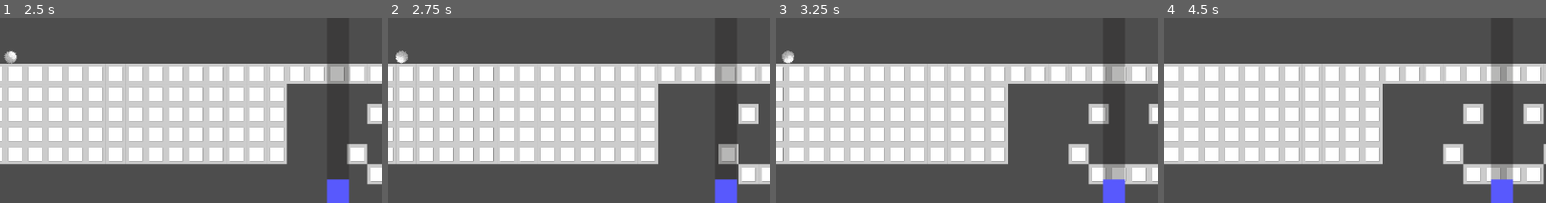
Above: before the commit, frames 1-4 (left to right).
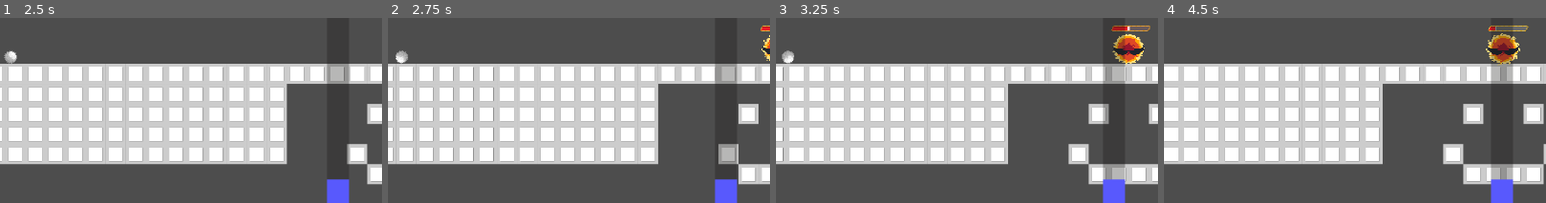
Above: after the commit, the same moments.

Repository: pranavdasan/GDC-Game-Jam-2026
Game: Godot game, scene res://levels/main.tscn
Two runs of this game, one before a commit and one after it. Both use one fixed random seed, a clock stepped at 60 frames per second and the inputs below.
Inputs:
- Up to frame 1 (2.5 s): tap Enter at 0.5 s; hold D (move_right) 0.53-1.28 s; tap Space at 0.6, 0.77, 1.07, 1.52, 1.55, 1.82, 2.3 s; hold S (move_down) 1.28-2.03 s; tap Z at 1.35 s; hold D (move_right) from 2.03 s (still down); tap X at 2.1 s
- Up to frame 2 (2.75 s): keep holding D (move_right)
- Up to frame 3 (3.25 s): release D (move_right) at 2.78 s; hold Up (move_up) from 2.78 s (still down); tap C at 2.85 s; tap Space at 3.02, 3.05 s
- Up to frame 4 (4.5 s): tap Space at 3.32, 3.77, 3.8, 4.07 s; release Up (move_up) at 3.53 s; hold A (move_left) from 3.53 s (still down); tap V at 3.6 s; tap B at 4.35 s
The pictures show only the part of the screen within x 50-100%, y 39-89%; the shares and areas given below are measured in that part.

Frame 1 is identical in both runs. In frame 2, 0.3% of the frame differs, in the area x 97-100%, y 4-24%; in frame 3, 1.3%, in the area x 87-98%, y 4-26%; in frame 4, 1.3%.

Commit message:
Adds Sun Boss and Health Bar

Diff:
--- /dev/null
+++ b/health_bar.gd
@@ -0,0 +1,106 @@
+extends Control
+class_name HealthBar
+
+@export var back_bar : TextureProgressBar
+@export var front_bar : TextureProgressBar
+
+@export var low_hp_pulse : bool = true
+@export var damage_shake : bool = true
+
+var original_scale : Vector2
+
+func _ready() -> void:
+	original_scale = scale
+
+var current_percentage = 1.0 #0 means 0%, 1 means 100%
+var front_tween : Tween
+var back_tween : Tween
+var pulse_tween : Tween = null
+
+func _input(event: InputEvent) -> void:
+	if event is InputEventKey:
+		if event.is_pressed() and event.keycode == KEY_SPACE:
+			update_bar(back_bar.value - 10, 100)
+
+func update_bar(current: float, max_value: float):
+	var percentage = clamp(current / max_value, 0.0, 1.0)
+
+	front_bar.max_value = max_value
+	back_bar.max_value = max_value
+
+	var is_damage = percentage < current_percentage # Object is getting damaged
+	var is_heal = percentage > current_percentage # Object is getting healed
+
+	if is_damage:
+		# Kills previous tweens
+		if front_tween and front_tween.is_running():
+			front_tween.kill()
+		if back_tween and back_tween.is_running():
+			back_tween.kill()
+
+		# Change health bar to current health
+		front_bar.value = current
+
+		# Bar update animation
+		back_tween = create_tween()
+		back_tween.tween_property(back_bar, "value", current, 0.45)
+
+		_on_damage() # Play damage animation
+
+	elif is_heal:
+		# Kills previous tweens
+		if front_tween and front_tween.is_running():
+			front_tween.kill()
+		if back_tween and back_tween.is_running():
+			back_tween.kill()
+
+		# Bar update animation
+		front_tween = create_tween().set_parallel()
+		front_tween.tween_property(front_bar, "value", current, 0.25)
+		front_tween.tween_property(back_bar, "value", current, 0.25)
+
+		_on_heal() # Play heal animation
+
+
+	current_percentage = percentage
+
+	_check_low_hp_pulse(percentage)
+
+func _shake():
+	var original_pos = position
+	var tween = create_tween()
+
+	tween.tween_property(self, "position", original_pos + Vector2(2, 0), 0.05)
+	tween.tween_property(self, "position", original_pos - Vector2(2, 0), 0.05)
+	tween.tween_property(self, "position", original_pos, 0.05)
+
+func _flash(flash_color : Color):
+	modulate = flash_color
+	var tween = create_tween()
+
+	tween.tween_property(self, "modulate", Color(1, 1, 1), 0.25)
+
+func _on_damage():
+	_flash(Color(1, 0.3, 0.3))
+	if damage_shake:
+		_shake()
+
+func _on_heal():
+	_flash(Color(0.3, 1, 0.3))
+
+func _check_low_hp_pulse(percentage : float) -> void:
+	if percentage < 0.25: # Run when health is below 25%
+		if pulse_tween == null or not pulse_tween.is_running():
+			if pulse_tween:
+				pulse_tween.kill()
+
+			pulse_tween = create_tween()
+			pulse_tween.set_loops()
+			pulse_tween.tween_property(self, "scale", original_scale * 1.04, 0.2)
+			pulse_tween.tween_property(self, "scale", original_scale, 0.2)
+	else: # Reset if health above 25%
+		scale = original_scale
+
+		if pulse_tween and pulse_tween.is_running():
+			pulse_tween.kill()
+			pulse_tween = null
--- a/levels/main.tscn
+++ b/levels/main.tscn
@@ -6,6 +6,7 @@
 [ext_resource type="PackedScene" uid="uid://wxd7weptev4l" path="res://scenes/hud.tscn" id="4_m1504"]
 [ext_resource type="PackedScene" uid="uid://dwdnacbrmcun0" path="res://scenes/snow_punch.tscn" id="4_qy63d"]
 [ext_resource type="PackedScene" uid="uid://bqe4b4i6kscsm" path="res://scenes/world_boundary.tscn" id="6_5k4jt"]
+[ext_resource type="PackedScene" uid="uid://cb76rhbu4yea1" path="res://scenes/sun_boss.tscn" id="7_qy63d"]
 
 [sub_resource type="TileSetAtlasSource" id="TileSetAtlasSource_wdj6m"]
 texture = ExtResource("2_wdj6m")
@@ -41,3 +42,6 @@
 position_smoothing_enabled = true
 
 [node name="SnowPunch" parent="Snowball" unique_id=1324017996 instance=ExtResource("4_qy63d")]
+
+[node name="CharacterBody2D" parent="." unique_id=406474926 instance=ExtResource("7_qy63d")]
+position = Vector2(1574, -3)
--- a/project.godot
+++ b/project.godot
@@ -37,7 +37,7 @@
 
 [editor_plugins]
 
-enabled=PackedStringArray()
+enabled=PackedStringArray("res://addons/godot_super-wakatime/plugin.cfg")
 
 [global_group]
 
--- /dev/null
+++ b/scenes/health_bar.tscn
@@ -0,0 +1,34 @@
+[gd_scene format=3 uid="uid://dtwdwh0w76qqq"]
+
+[ext_resource type="Script" uid="uid://dx0ufgl0sgxgt" path="res://health_bar.gd" id="1_5oo0i"]
+[ext_resource type="Texture2D" uid="uid://d3o4ewvmxoxtd" path="res://assets/images/health_bar/bar_background.png" id="1_6opq1"]
+[ext_resource type="Texture2D" uid="uid://c5l2bcsby7tce" path="res://assets/images/health_bar/bar_frame.png" id="2_tujlf"]
+[ext_resource type="Texture2D" uid="uid://ddujloa3n5phf" path="res://assets/images/health_bar/hp_level.png" id="3_5oo0i"]
+[ext_resource type="Texture2D" uid="uid://clytrwkjnqg5i" path="res://assets/images/health_bar/damage_indicator.png" id="4_0kw87"]
+
+[node name="Health Bar" type="Control" unique_id=1965166211 node_paths=PackedStringArray("back_bar", "front_bar")]
+layout_mode = 3
+anchors_preset = 0
+offset_right = 40.0
+offset_bottom = 40.0
+script = ExtResource("1_5oo0i")
+back_bar = NodePath("Back")
+front_bar = NodePath("Front")
+low_hp_pulse = null
+damage_shake = null
+
+[node name="Back" type="TextureProgressBar" parent="." unique_id=521296793]
+layout_mode = 0
+offset_right = 40.0
+offset_bottom = 40.0
+value = 100.0
+texture_under = ExtResource("1_6opq1")
+texture_over = ExtResource("2_tujlf")
+texture_progress = ExtResource("4_0kw87")
+
+[node name="Front" type="TextureProgressBar" parent="." unique_id=1741547431]
+layout_mode = 0
+offset_right = 52.0
+offset_bottom = 40.0
+value = 100.0
+texture_progress = ExtResource("3_5oo0i")
--- /dev/null
+++ b/scenes/sun_boss.tscn
@@ -0,0 +1,74 @@
+[gd_scene format=3 uid="uid://cb76rhbu4yea1"]
+
+[ext_resource type="Script" uid="uid://xh00gpwwngv8" path="res://scripts/sun_boss.gd" id="1_wfgxt"]
+[ext_resource type="Texture2D" uid="uid://dyjyp8ydy6mem" path="res://assets/sun_boss/idle_sun_boss.png" id="1_wwaw5"]
+[ext_resource type="PackedScene" uid="uid://dtwdwh0w76qqq" path="res://scenes/health_bar.tscn" id="3_bedb7"]
+
+[sub_resource type="AtlasTexture" id="AtlasTexture_wfgxt"]
+atlas = ExtResource("1_wwaw5")
+region = Rect2(0, 0, 32, 32)
+
+[sub_resource type="AtlasTexture" id="AtlasTexture_bedb7"]
+atlas = ExtResource("1_wwaw5")
+region = Rect2(32, 0, 32, 32)
+
+[sub_resource type="AtlasTexture" id="AtlasTexture_v7mcf"]
+atlas = ExtResource("1_wwaw5")
+region = Rect2(64, 0, 32, 32)
+
+[sub_resource type="AtlasTexture" id="AtlasTexture_4lusc"]
+atlas = ExtResource("1_wwaw5")
+region = Rect2(96, 0, 32, 32)
+
+[sub_resource type="AtlasTexture" id="AtlasTexture_i3esf"]
+atlas = ExtResource("1_wwaw5")
+region = Rect2(128, 0, 32, 32)
+
+[sub_resource type="SpriteFrames" id="SpriteFrames_1gueu"]
+animations = [{
+"frames": [{
+"duration": 1.0,
+"texture": SubResource("AtlasTexture_wfgxt")
+}, {
+"duration": 1.0,
+"texture": SubResource("AtlasTexture_bedb7")
+}, {
+"duration": 1.0,
+"texture": SubResource("AtlasTexture_v7mcf")
+}, {
+"duration": 1.0,
+"texture": SubResource("AtlasTexture_4lusc")
+}, {
+"duration": 1.0,
+"texture": SubResource("AtlasTexture_i3esf")
+}],
+"loop": true,
+"name": &"idle",
+"speed": 5.0
+}]
+
+[sub_resource type="CircleShape2D" id="CircleShape2D_wwaw5"]
+radius = 13.752247
+
+[node name="CharacterBody2D" type="CharacterBody2D" unique_id=406474926]
+scale = Vector2(3, 3)
+script = ExtResource("1_wfgxt")
+
+[node name="AnimatedSprite2D" type="AnimatedSprite2D" parent="." unique_id=972186315]
+sprite_frames = SubResource("SpriteFrames_1gueu")
+animation = &"idle"
+autoplay = "idle"
+frame_progress = 0.15971112
+
+[node name="CollisionShape2D" type="CollisionShape2D" parent="." unique_id=749352380]
+scale = Vector2(1.0000001, 1.0000001)
+shape = SubResource("CircleShape2D_wwaw5")
+
+[node name="Health Bar" parent="." unique_id=1965166211 instance=ExtResource("3_bedb7")]
+offset_left = -18.333332
+offset_top = -22.333334
+offset_right = 21.666668
+offset_bottom = 17.666666
+scale = Vector2(0.7002818, 0.70061773)
+low_hp_pulse = true
+damage_shake = true
--- /dev/null
+++ b/scripts/sun_boss.gd
@@ -0,0 +1,9 @@
+extends CharacterBody2D
+
+
+func _physics_process(delta: float) -> void:
+	# Add the gravity.
+	if not is_on_floor():
+		velocity += get_gravity() * delta
+
+	move_and_slide()
Binary file added: assets/images/health_bar/bar_background.png
Not shown, added: assets/images/health_bar/bar_background.png.import
Binary file added: assets/images/health_bar/bar_frame.png
Not shown, added: assets/images/health_bar/bar_frame.png.import
Binary file added: assets/images/health_bar/damage_indicator.png
Not shown, added: assets/images/health_bar/damage_indicator.png.import
Binary file added: assets/images/health_bar/hp_level.png
Not shown, added: assets/images/health_bar/hp_level.png.import
Binary file added: assets/sun_boss/idle_sun_boss.png
Not shown, added: assets/sun_boss/idle_sun_boss.png.import
Not shown, added: health_bar.gd.uid
Not shown, added: scripts/sun_boss.gd.uid
